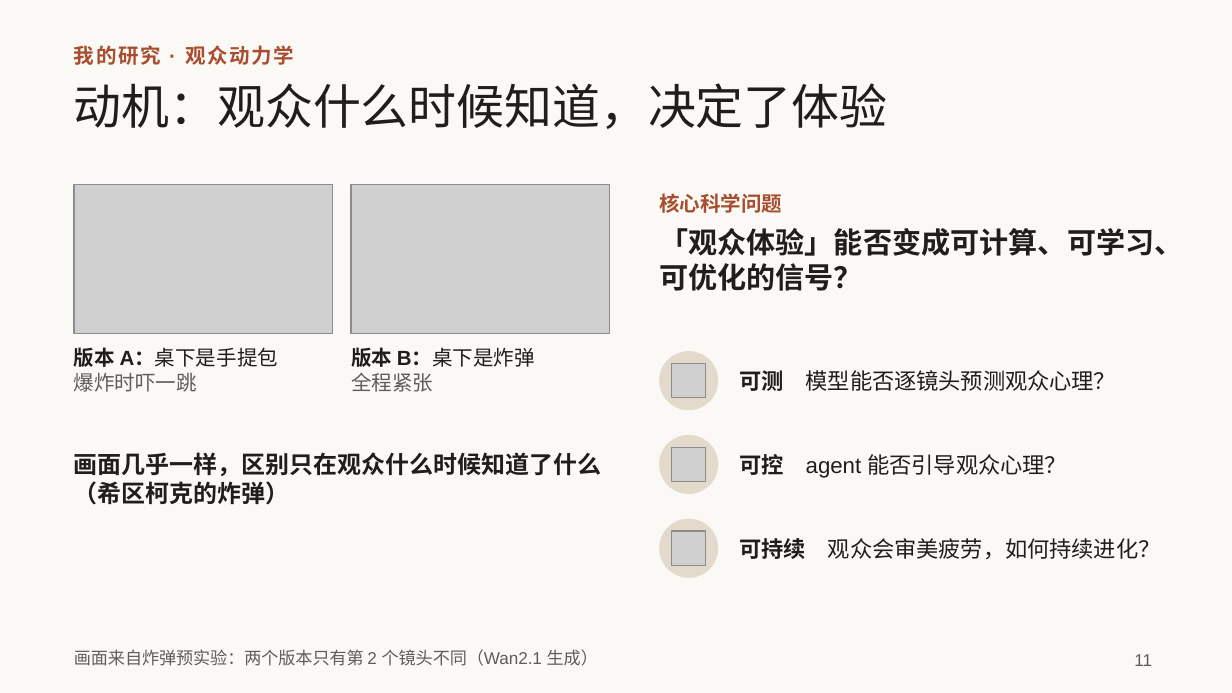
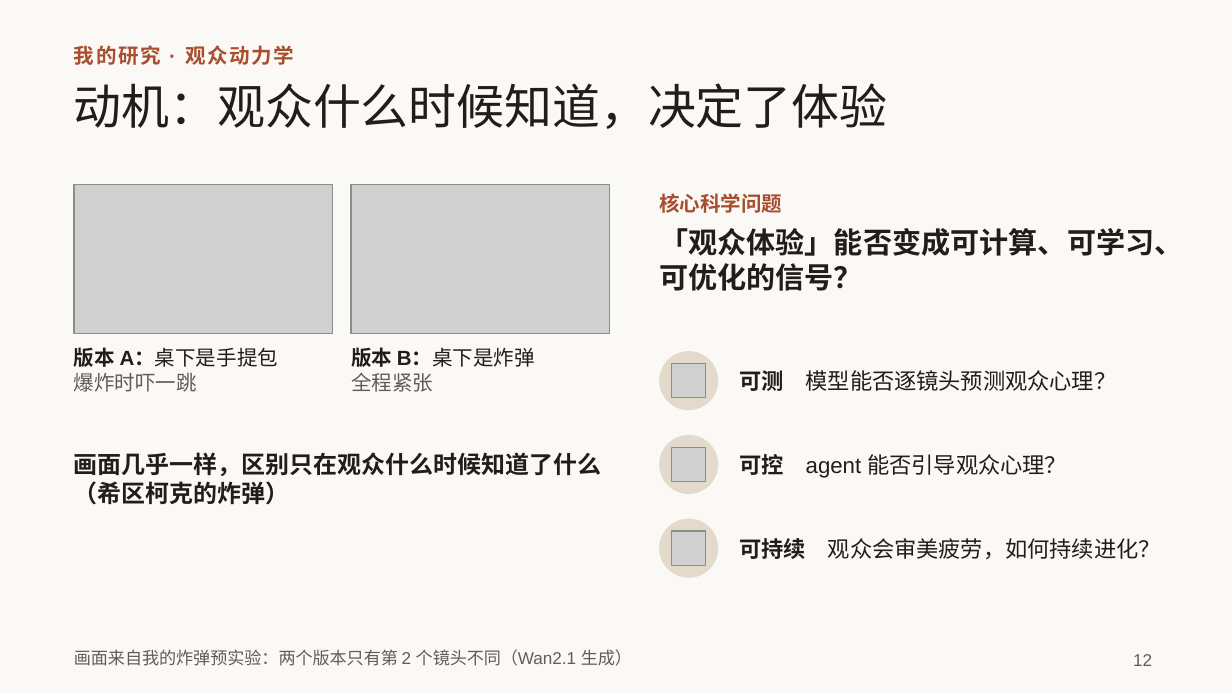
Before and after one commit to irving-2222/ICML, a slide deck: slide 12 of talk/研究分享_从多智能体协作到自进化.pptx (slide 11 before the commit). Drawn at 1232x693 pixels with LibreOffice and Linux fonts; fonts in the diff are those of the drawing; grey boxes stand for pictures. Boxes give left, top, right and bottom in pixels: in the first picture for what was removed or moved away, otherwise in the second. Text is boxed around its words. In the diff, an @@ line names an element or a change of style, - is before the commit and + after.

```diff
--- a/talk/研究分享_从多智能体协作到自进化.pptx
+++ b/talk/研究分享_从多智能体协作到自进化.pptx
@@ text at box(74, 649, 632, 666): text changed @@
-画面来自炸弹预实验：两个版本只有第 2 个镜头不同（Wan2.1 生成）
+画面来自我的炸弹预实验：两个版本只有第 2 个镜头不同（Wan2.1 生成）
@@ page number at box(1133, 654, 1152, 666): text changed @@
-11
+12
```
Also in this commit, not shown: 2 other slides changed, 7 slides added, 6 slides removed.
